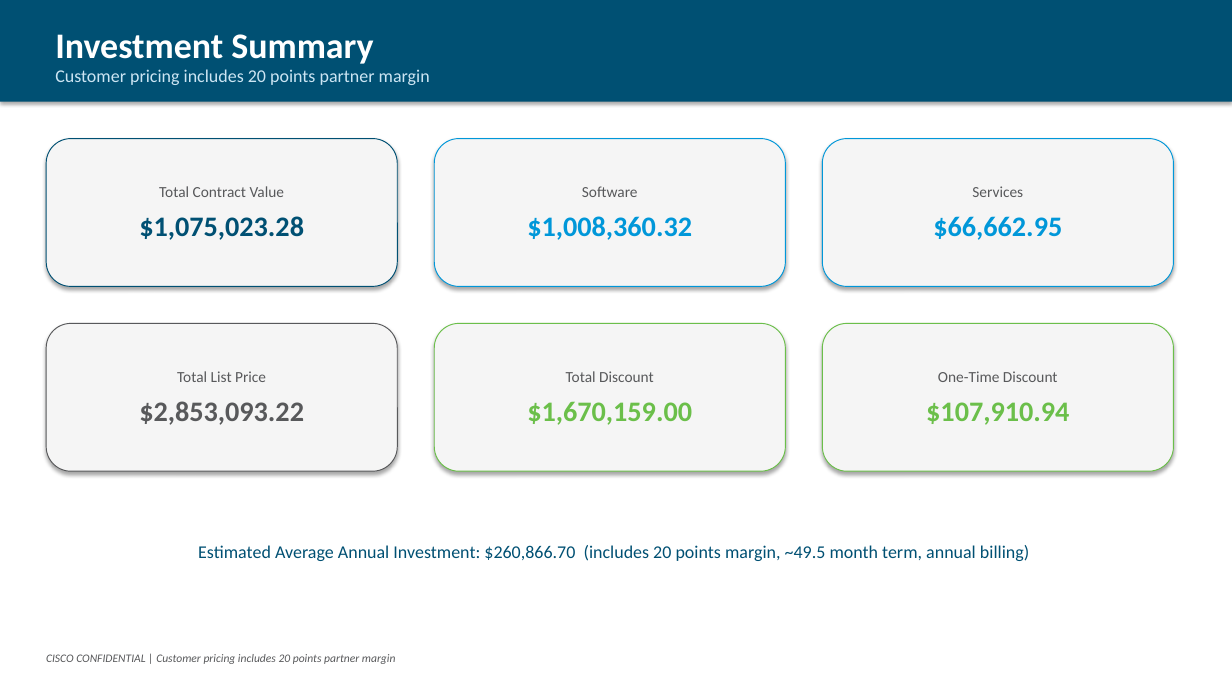
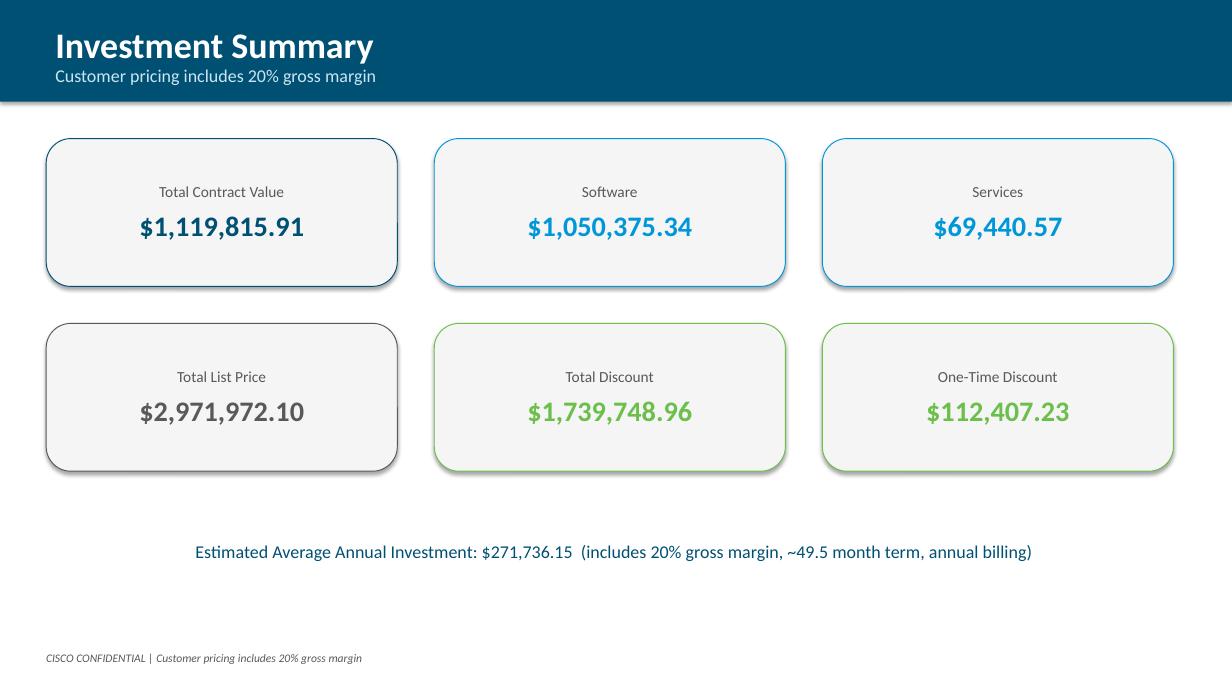
Before and after one commit to chchilds/cxvx, a slide deck: slide 7 of output/HALIFAX_HEALTH_CARE_SYSTEMS_INC_EA_Proposal_9327623.pptx. Drawn at 1232x693 pixels with LibreOffice and Linux fonts; fonts in the diff are those of the drawing. Boxes give left, top, right and bottom in pixels: in the first picture for what was removed or moved away, otherwise in the second. Text is boxed around its words. In the diff, an @@ line names an element or a change of style, - is before the commit and + after.

```diff
--- a/output/HALIFAX_HEALTH_CARE_SYSTEMS_INC_EA_Proposal_9327623.pptx
+++ b/output/HALIFAX_HEALTH_CARE_SYSTEMS_INC_EA_Proposal_9327623.pptx
@@ text at <box>55,69,376,85</box>: text changed @@
-Customer pricing includes 20 points partner margin
+Customer pricing includes 20% gross margin
@@ text in rounded rectangle at <box>139,216,304,240</box>: text changed @@
-$1,075,023.28
+$1,119,815.91
@@ text in rounded rectangle at <box>527,217,692,240</box>: text changed @@
-$1,008,360.32
+$1,050,375.34
@@ text in rounded rectangle at <box>933,216,1062,240</box>: text changed @@
-$66,662.95
+$69,440.57
@@ text in rounded rectangle at <box>139,402,304,425</box>: text changed @@
-$2,853,093.22
+$2,971,972.10
@@ text in rounded rectangle at <box>527,401,692,425</box>: text changed @@
-$1,670,159.00
+$1,739,748.96
@@ text in rounded rectangle at <box>926,402,1069,425</box>: text changed @@
-$107,910.94
+$112,407.23
@@ text at <box>195,545,1032,561</box>: text changed @@
-Estimated Average Annual Investment: $260,866.70 (includes 20 points margin, ~49.5 month term, annual billing)
+Estimated Average Annual Investment: $271,736.15 (includes 20% gross margin, ~49.5 month term, annual billing)
@@ text at <box>46,654,363,664</box>: text changed @@
-CISCO CONFIDENTIAL | Customer pricing includes 20 points partner margin
+CISCO CONFIDENTIAL | Customer pricing includes 20% gross margin
```
Also in this commit, not shown: 7 other slides changed.
